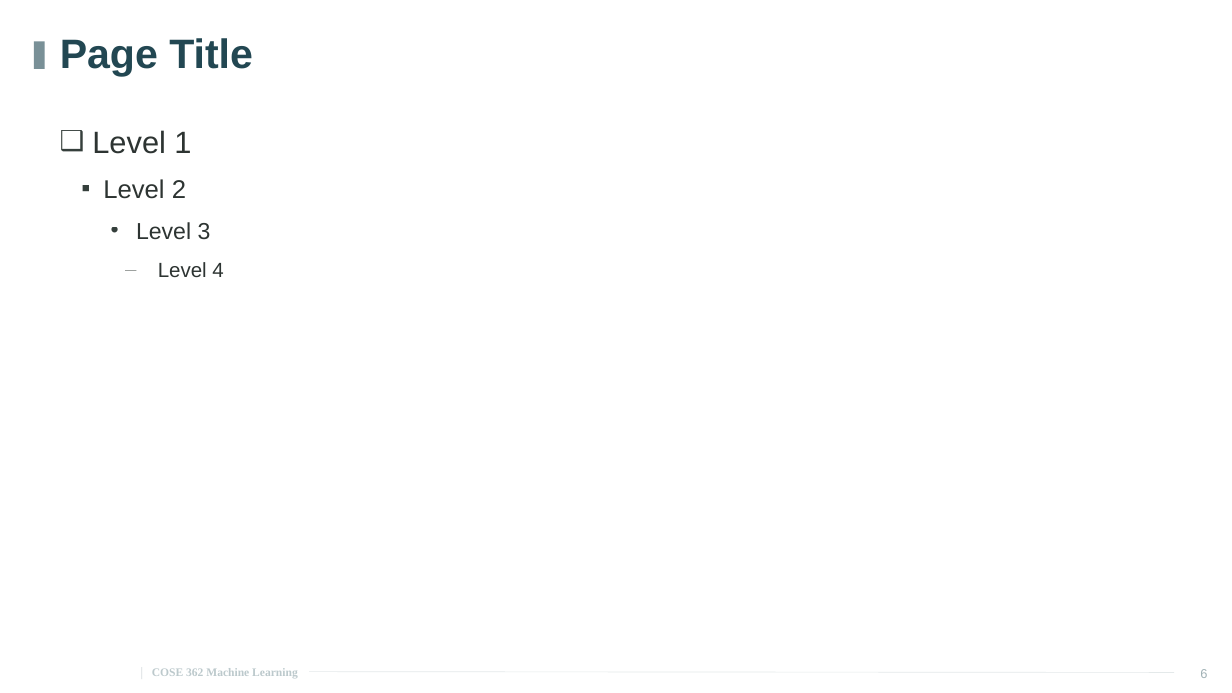
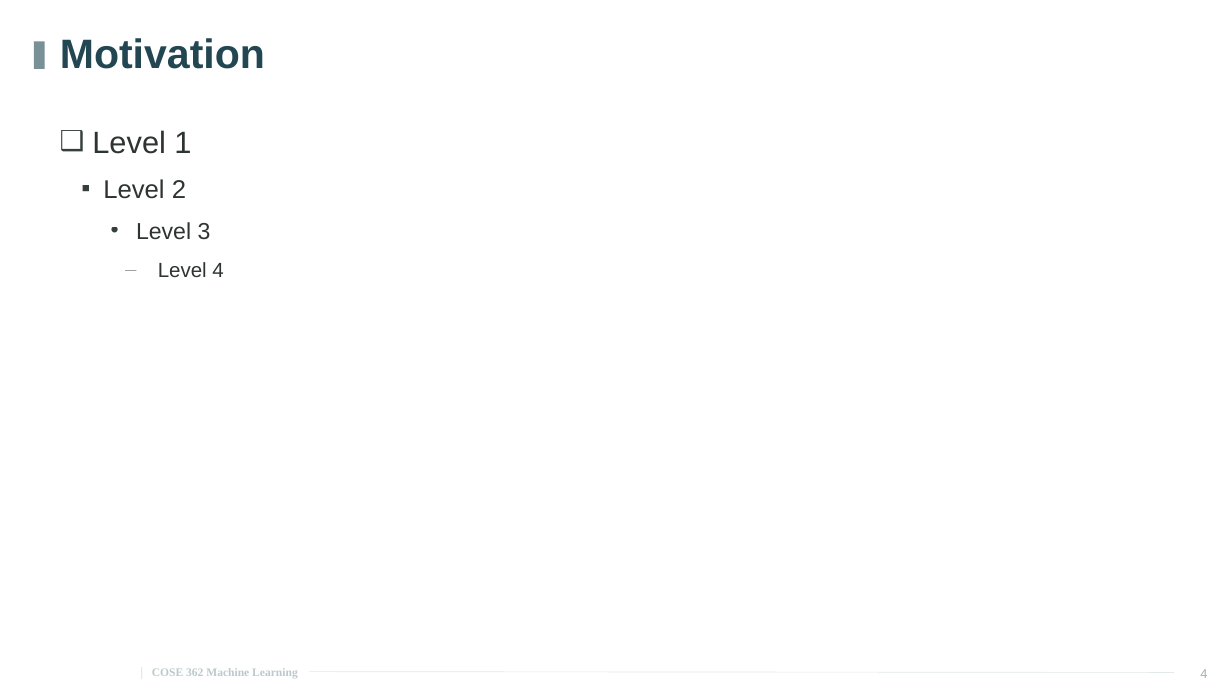
Before and after one commit to migreeni/20252R0136COSE36203, a slide deck: slide 4 of 1204 presentation.pptx (slide 6 before the commit). Drawn at 1232x693 pixels with LibreOffice and Linux fonts; fonts in the diff are those of the drawing; background and template pictures are left out. Boxes give left, top, right and bottom in pixels: in the first picture for what was removed or moved away, otherwise in the second. Text is boxed around its words. In the diff, an @@ line names an element or a change of style, - is before the commit and + after.

```diff
--- a/1204 presentation.pptx
+++ b/1204 presentation.pptx
@@ title at box(60, 38, 265, 69): text changed @@
-Page Title
+Motivation
@@ page number at box(1200, 669, 1207, 678): text changed @@
-6
+4
```
Also in this commit, not shown: 1 other slide changed, 8 slides added, 4 slides removed, 2 other files.
